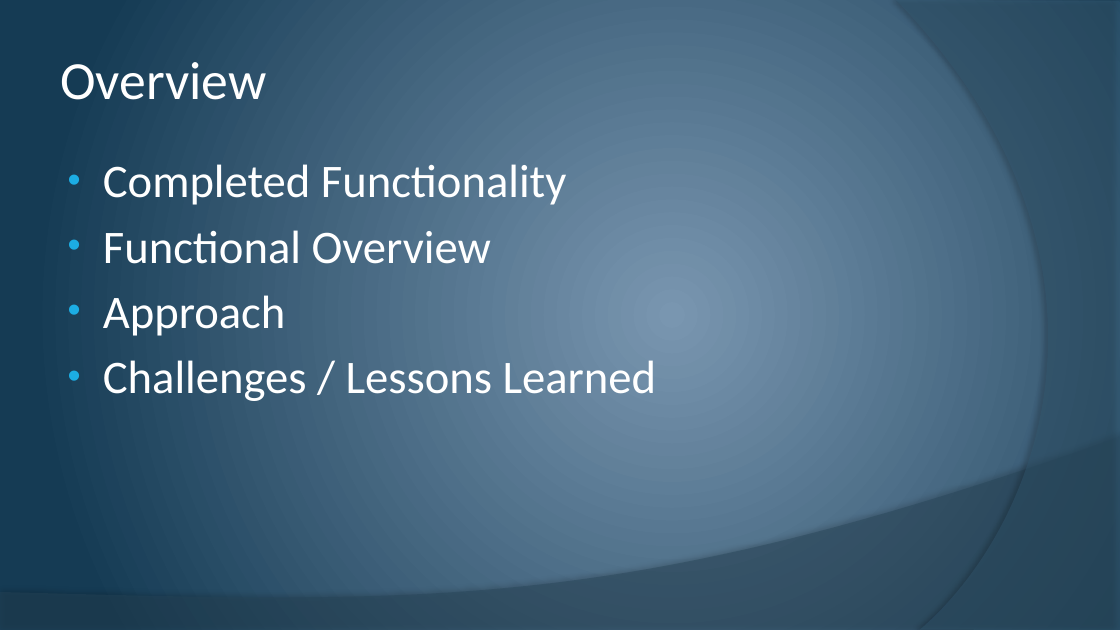
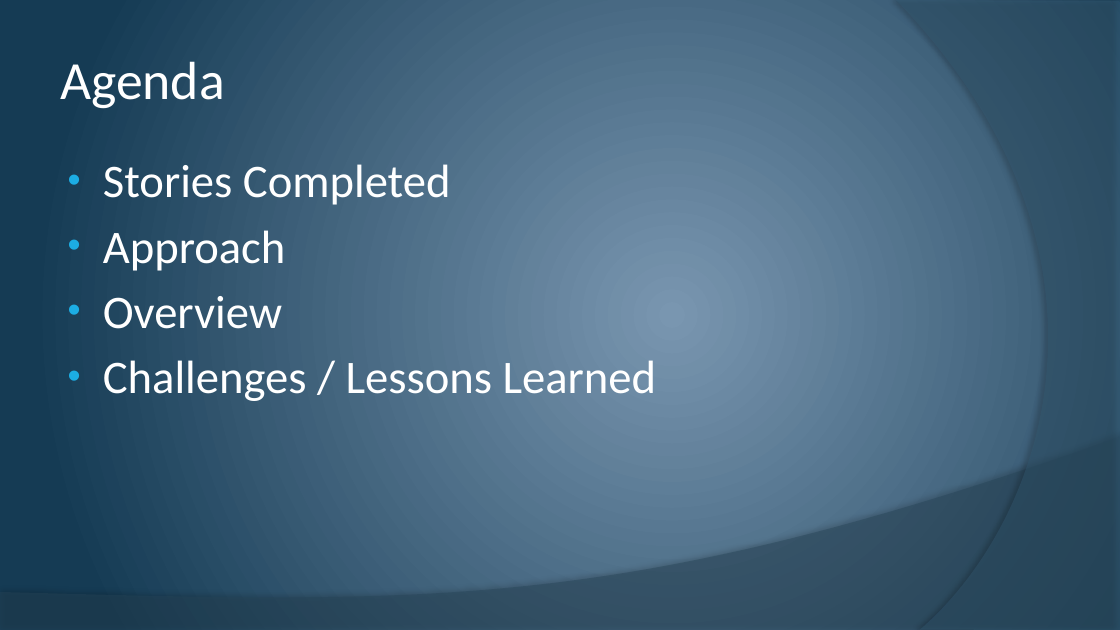
Before and after one commit to cstultz/cis234, a slide deck: slide 2 of assigns/assign10/t1-a10.pptx. Drawn at 1120x630 pixels with LibreOffice and Linux fonts; fonts in the diff are those of the drawing. Boxes give left, top, right and bottom in pixels: in the first picture for what was removed or moved away, otherwise in the second. Text is boxed around its words. In the diff, an @@ line names an element or a change of style, - is before the commit and + after.

```diff
--- a/assigns/assign10/t1-a10.pptx
+++ b/assigns/assign10/t1-a10.pptx
@@ title at (x1=60, y1=61, x2=225, y2=108): text changed @@
-Overview
+Agenda
@@ text at (x1=103, y1=164, x2=451, y2=205): text changed @@
-• Completed Functionality
-• Functional Overview
+• Stories Completed
@@ text at (x1=103, y1=296, x2=282, y2=329): paragraph added @@
+• Overview
```
Also in this commit, not shown: 10 other slides changed, 2 slides added, 1 slide removed.
